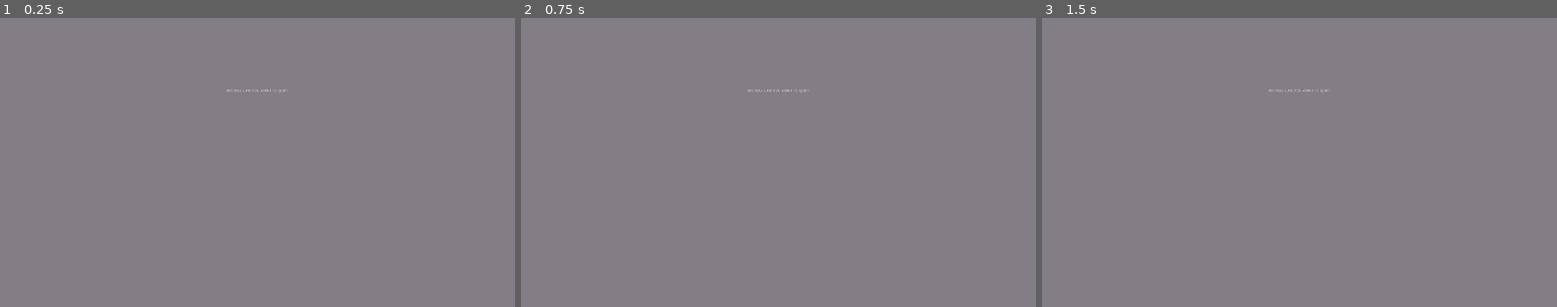
Above: before the commit, frames 1-3 (left to right).
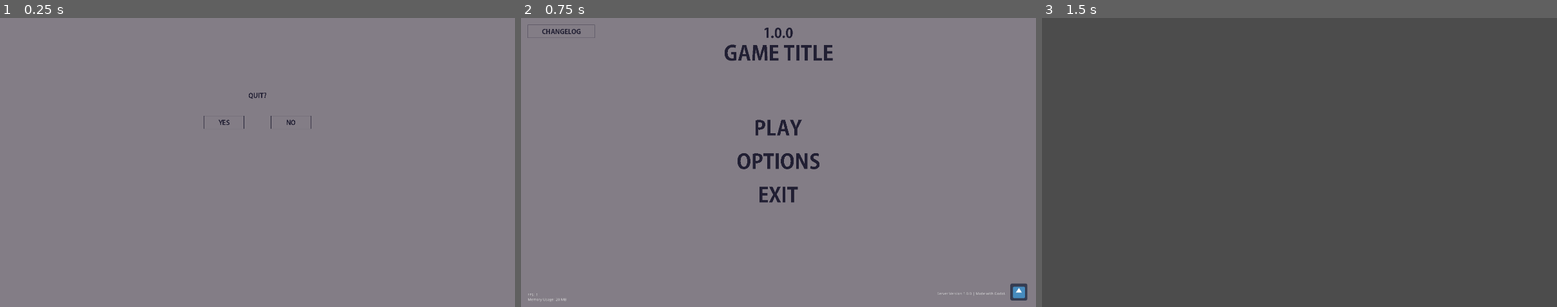
Above: after the commit, the same moments.

Repository: SorrowfulRose/Pixel-cases-Online
Game: Godot game, scene res://Scenes/ExitConfirm.tscn
The game is run twice, just before and just after one commit, with the same random seed, the same clock (stepped at 60 frames per second) and the same inputs. This scene is started directly instead of the project's main scene. The engine's default icon, where the game draws it, is replaced by a stand-in: a white triangle on a blue panel in a dark square.
Inputs (mouse positions are in pixels of both pictures, inside the frame that each line leads up to):
- Up to frame 1 (0.25 s): no input
- Up to frame 2 (0.75 s): click (814, 122) at 0.52 s
- Up to frame 3 (1.5 s): click (1299, 162) at 1.27 s

The runs differ from the first frame. In frame 1, 0.1% of the frame differs, in the area x 39-61%, y 24-39%; in frame 2, 1.9%; in frame 3, 100%, in the area x 0-100%, y 0-100%.

Commit message:
Added Exit Confirm Screen | Reworked files a bit

Diff:
--- a/Asset Scenes/ChangelogButton.tscn
+++ /dev/null
@@ -1,28 +0,0 @@
-[gd_scene load_steps=3 format=2]
-
-[ext_resource path="res://Assets/All/Buttons/ChangelogButtonPrototype.png" type="Texture" id=1]
-[ext_resource path="res://Scripts/changelogbutton.gd" type="Script" id=2]
-
-[node name="ChangelogButton" type="MarginContainer"]
-anchor_right = 1.0
-anchor_bottom = 1.0
-margin_left = 25.0
-margin_top = 25.0
-margin_right = -1670.0
-margin_bottom = -1030.0
-__meta__ = {
-"_edit_use_anchors_": false
-}
-
-[node name="VBoxContainer" type="VBoxContainer" parent="."]
-margin_right = 250.0
-margin_bottom = 50.0
-
-[node name="TextureButton" type="TextureButton" parent="VBoxContainer"]
-margin_right = 250.0
-margin_bottom = 50.0
-hint_tooltip = "Coming Soon! | 1.0.5
-"
-texture_normal = ExtResource( 1 )
-script = ExtResource( 2 )
-[connection signal="button_up" from="VBoxContainer/TextureButton" to="VBoxContainer/TextureButton" method="_on_TextureButton_button_up"]
--- a/Asset Scenes/GameBackground.tscn
+++ /dev/null
@@ -1,7 +0,0 @@
-[gd_scene load_steps=2 format=2]
-
-[ext_resource path="res://Assets/All/BackGround/BackgroundgreyPrototype.png" type="Texture" id=1]
-
-[node name="BackGround" type="Sprite"]
-texture = ExtResource( 1 )
-centered = false
--- a/Asset Scenes/MainMenuButtons.tscn
+++ /dev/null
@@ -1,81 +0,0 @@
-[gd_scene load_steps=11 format=2]
-
-[ext_resource path="res://Assets/Main Menu/Title/GameTitlePrototype.png" type="Texture" id=1]
-[ext_resource path="res://Assets/Main Menu/Buttons/PlayButtonPrototype.png" type="Texture" id=2]
-[ext_resource path="res://Assets/Main Menu/Buttons/PlayButtonHoverPrototype.png" type="Texture" id=3]
-[ext_resource path="res://Scripts/Button.gd" type="Script" id=4]
-[ext_resource path="res://Assets/Main Menu/Buttons/OptionButtonPrototype.png" type="Texture" id=5]
-[ext_resource path="res://Assets/Main Menu/Buttons/OptionButtonHoverPrototype.png" type="Texture" id=6]
-[ext_resource path="res://Assets/Main Menu/Buttons/OptionDisabledPrototype.png" type="Texture" id=7]
-[ext_resource path="res://Assets/Main Menu/Buttons/ExitButtonPrototype.png" type="Texture" id=8]
-[ext_resource path="res://Assets/Main Menu/Buttons/ExitButtonHoverPrototype.png" type="Texture" id=9]
-[ext_resource path="res://Scripts/ExitButton.gd" type="Script" id=10]
-
-[node name="MarginContainer" type="MarginContainer"]
-anchor_right = 1.0
-anchor_bottom = 1.0
-custom_constants/margin_right = 0
-custom_constants/margin_top = 100
-custom_constants/margin_left = 0
-custom_constants/margin_bottom = 100
-__meta__ = {
-"_edit_use_anchors_": false
-}
-
-[node name="VBoxContainer" type="VBoxContainer" parent="."]
-margin_left = 755.0
-margin_top = 100.0
-margin_right = 1165.0
-margin_bottom = 980.0
-size_flags_horizontal = 4
-custom_constants/separation = 200
-
-[node name="Title" type="TextureRect" parent="VBoxContainer"]
-margin_right = 410.0
-margin_bottom = 60.0
-size_flags_horizontal = 4
-texture = ExtResource( 1 )
-
-[node name="Buttons" type="VBoxContainer" parent="VBoxContainer"]
-margin_left = 5.0
-margin_top = 260.0
-margin_right = 405.0
-margin_bottom = 610.0
-size_flags_horizontal = 4
-custom_constants/separation = 25
-
-[node name="StartButton" type="TextureButton" parent="VBoxContainer/Buttons"]
-margin_right = 400.0
-margin_bottom = 100.0
-hint_tooltip = "Coming Soon!
-"
-texture_normal = ExtResource( 2 )
-texture_pressed = ExtResource( 3 )
-texture_hover = ExtResource( 3 )
-script = ExtResource( 4 )
-scene_path = "res://Scenes/Homescreen.tscn"
-
-[node name="OptionsButton" type="TextureButton" parent="VBoxContainer/Buttons"]
-margin_top = 125.0
-margin_right = 400.0
-margin_bottom = 225.0
-hint_tooltip = "Coming soon! | 1.10.0
-"
-mouse_default_cursor_shape = 8
-texture_normal = ExtResource( 5 )
-texture_hover = ExtResource( 6 )
-texture_disabled = ExtResource( 7 )
-script = ExtResource( 4 )
-scene_path = "res://Scenes/OptionScreen.tscn"
-
-[node name="ExitButton" type="TextureButton" parent="VBoxContainer/Buttons"]
-margin_top = 250.0
-margin_right = 400.0
-margin_bottom = 350.0
-action_mode = 0
-texture_normal = ExtResource( 8 )
-texture_hover = ExtResource( 9 )
-script = ExtResource( 10 )
-[connection signal="button_up" from="VBoxContainer/Buttons/StartButton" to="VBoxContainer/Buttons/StartButton" method="_on_button_up"]
-[connection signal="button_up" from="VBoxContainer/Buttons/OptionsButton" to="VBoxContainer/Buttons/OptionsButton" method="_on_button_up"]
-[connection signal="button_up" from="VBoxContainer/Buttons/ExitButton" to="VBoxContainer/Buttons/ExitButton" method="_on_ExitButton_button_up"]
--- a/Asset Scenes/SceneSelector.tscn
+++ /dev/null
@@ -1,40 +0,0 @@
-[gd_scene load_steps=4 format=2]
-
-[ext_resource path="res://Assets/Game/SceneSwitcher/Buttons/HomeButtonPrototype.png" type="Texture" id=1]
-[ext_resource path="res://Assets/Game/SceneSwitcher/Buttons/ShopButtonPrototype.png" type="Texture" id=2]
-[ext_resource path="res://Assets/Game/SceneSwitcher/Buttons/OpenButtonProtoype.png" type="Texture" id=3]
-
-[node name="SceneSelector" type="MarginContainer"]
-anchor_right = 1.0
-anchor_bottom = 1.0
-margin_left = 100.0
-margin_top = 35.0
-margin_right = -99.9999
-margin_bottom = -1005.0
-__meta__ = {
-"_edit_use_anchors_": false
-}
-
-[node name="HBoxContainer" type="HBoxContainer" parent="."]
-margin_right = 1720.0
-margin_bottom = 50.0
-custom_constants/separation = 100
-alignment = 1
-
-[node name="HomeButton" type="TextureButton" parent="HBoxContainer"]
-margin_left = 535.0
-margin_right = 685.0
-margin_bottom = 50.0
-texture_normal = ExtResource( 1 )
-
-[node name="OpenButton" type="TextureButton" parent="HBoxContainer"]
-margin_left = 785.0
-margin_right = 935.0
-margin_bottom = 50.0
-texture_normal = ExtResource( 3 )
-
-[node name="ShopButton" type="TextureButton" parent="HBoxContainer"]
-margin_left = 1035.0
-margin_right = 1185.0
-margin_bottom = 50.0
-texture_normal = ExtResource( 2 )
--- a/Asset Scenes/SideMenuButton.tscn
+++ /dev/null
@@ -1,20 +0,0 @@
-[gd_scene load_steps=2 format=2]
-
-[ext_resource path="res://Assets/All/Buttons/SideMenuButtonPrototype.png" type="Texture" id=1]
-
-[node name="SideMenuButton" type="MarginContainer"]
-anchor_right = 1.0
-anchor_bottom = 1.0
-margin_left = 1824.0
-margin_top = 48.0
-margin_right = -46.0
-margin_bottom = -982.0
-__meta__ = {
-"_edit_group_": true,
-"_edit_use_anchors_": false
-}
-
-[node name="TextureButton" type="TextureButton" parent="."]
-margin_right = 50.0
-margin_bottom = 50.0
-texture_normal = ExtResource( 1 )
--- /dev/null
+++ b/Design Scenes/ChangelogButton.tscn
@@ -0,0 +1,29 @@
+[gd_scene load_steps=3 format=2]
+
+[ext_resource path="res://Assets/Menu/Main Menu/Buttons/ChangelogButtonPrototype.png" type="Texture" id=1]
+[ext_resource path="res://Scripts/changelogbutton.gd" type="Script" id=2]
+
+
+[node name="ChangelogButton" type="MarginContainer"]
+anchor_right = 1.0
+anchor_bottom = 1.0
+margin_left = 25.0
+margin_top = 25.0
+margin_right = -1670.0
+margin_bottom = -1030.0
+__meta__ = {
+"_edit_use_anchors_": false
+}
+
+[node name="VBoxContainer" type="VBoxContainer" parent="."]
+margin_right = 250.0
+margin_bottom = 50.0
+
+[node name="TextureButton" type="TextureButton" parent="VBoxContainer"]
+margin_right = 250.0
+margin_bottom = 50.0
+hint_tooltip = "Coming Soon! | 1.0.5
+"
+texture_normal = ExtResource( 1 )
+script = ExtResource( 2 )
+[connection signal="button_up" from="VBoxContainer/TextureButton" to="VBoxContainer/TextureButton" method="_on_TextureButton_button_up"]
--- /dev/null
+++ b/Design Scenes/GameBackground.tscn
@@ -0,0 +1,7 @@
+[gd_scene load_steps=2 format=2]
+
+[ext_resource path="res://Assets/Other/BackGround/BackgroundgreyPrototype.png" type="Texture" id=1]
+
+[node name="BackGround" type="Sprite"]
+texture = ExtResource( 1 )
+centered = false
--- /dev/null
+++ b/Design Scenes/MainMenuButtons.tscn
@@ -0,0 +1,81 @@
+[gd_scene load_steps=10 format=2]
+
+[ext_resource path="res://Assets/Menu/Main Menu/Title/GameTitlePrototype.png" type="Texture" id=1]
+[ext_resource path="res://Assets/Menu/Main Menu/Buttons/PlayButtonPrototype.png" type="Texture" id=2]
+[ext_resource path="res://Assets/Menu/Main Menu/Buttons/PlayButtonHoverPrototype.png" type="Texture" id=3]
+[ext_resource path="res://Scripts/Button.gd" type="Script" id=4]
+[ext_resource path="res://Assets/Menu/Main Menu/Buttons/OptionButtonPrototype.png" type="Texture" id=5]
+[ext_resource path="res://Assets/Menu/Main Menu/Buttons/OptionButtonHoverPrototype.png" type="Texture" id=6]
+[ext_resource path="res://Assets/Menu/Main Menu/Buttons/OptionDisabledPrototype.png" type="Texture" id=7]
+[ext_resource path="res://Assets/Menu/Main Menu/Buttons/ExitButtonPrototype.png" type="Texture" id=8]
+[ext_resource path="res://Assets/Menu/Main Menu/Buttons/ExitButtonHoverPrototype.png" type="Texture" id=9]
+
+[node name="MarginContainer" type="MarginContainer"]
+anchor_right = 1.0
+anchor_bottom = 1.0
+custom_constants/margin_right = 0
+custom_constants/margin_top = 100
+custom_constants/margin_left = 0
+custom_constants/margin_bottom = 100
+__meta__ = {
+"_edit_use_anchors_": false
+}
+
+[node name="VBoxContainer" type="VBoxContainer" parent="."]
+margin_left = 755.0
+margin_top = 100.0
+margin_right = 1165.0
+margin_bottom = 980.0
+size_flags_horizontal = 4
+custom_constants/separation = 200
+
+[node name="Title" type="TextureRect" parent="VBoxContainer"]
+margin_right = 410.0
+margin_bottom = 60.0
+size_flags_horizontal = 4
+texture = ExtResource( 1 )
+
+[node name="Buttons" type="VBoxContainer" parent="VBoxContainer"]
+margin_left = 5.0
+margin_top = 260.0
+margin_right = 405.0
+margin_bottom = 610.0
+size_flags_horizontal = 4
+custom_constants/separation = 25
+
+[node name="StartButton" type="TextureButton" parent="VBoxContainer/Buttons"]
+margin_right = 400.0
+margin_bottom = 100.0
+hint_tooltip = "Coming Soon!
+"
+texture_normal = ExtResource( 2 )
+texture_pressed = ExtResource( 3 )
+texture_hover = ExtResource( 3 )
+script = ExtResource( 4 )
+scene_path = "res://Scenes/Homescreen.tscn"
+
+[node name="OptionsButton" type="TextureButton" parent="VBoxContainer/Buttons"]
+margin_top = 125.0
+margin_right = 400.0
+margin_bottom = 225.0
+hint_tooltip = "Coming soon! | 1.10.0
+"
+mouse_default_cursor_shape = 8
+texture_normal = ExtResource( 5 )
+texture_hover = ExtResource( 6 )
+texture_disabled = ExtResource( 7 )
+script = ExtResource( 4 )
+scene_path = "res://Scenes/OptionScreen.tscn"
+
+[node name="QuitButton" type="TextureButton" parent="VBoxContainer/Buttons"]
+margin_top = 250.0
+margin_right = 400.0
+margin_bottom = 350.0
+action_mode = 0
+texture_normal = ExtResource( 8 )
+texture_hover = ExtResource( 9 )
+script = ExtResource( 4 )
+scene_path = "res://Scenes/ExitConfirm.tscn"
+[connection signal="button_up" from="VBoxContainer/Buttons/StartButton" to="VBoxContainer/Buttons/StartButton" method="_on_button_up"]
+[connection signal="button_up" from="VBoxContainer/Buttons/OptionsButton" to="VBoxContainer/Buttons/OptionsButton" method="_on_button_up"]
+[connection signal="button_up" from="VBoxContainer/Buttons/QuitButton" to="VBoxContainer/Buttons/QuitButton" method="_on_button_up"]
--- /dev/null
+++ b/Design Scenes/SceneSelector.tscn
@@ -0,0 +1,43 @@
+[gd_scene load_steps=4 format=2]
+
+[ext_resource path="res://Assets/Game/MenuNav/Buttons/HomeButtonPrototype.png" type="Texture" id=1]
+[ext_resource path="res://Assets/Game/MenuNav/Buttons/ShopButtonPrototype.png" type="Texture" id=2]
+[ext_resource path="res://Assets/Game/MenuNav/Buttons/OpenButtonProtoype.png" type="Texture" id=3]
+
+
+
+
+[node name="SceneSelector" type="MarginContainer"]
+anchor_right = 1.0
+anchor_bottom = 1.0
+margin_left = 100.0
+margin_top = 35.0
+margin_right = -99.9999
+margin_bottom = -1005.0
+__meta__ = {
+"_edit_use_anchors_": false
+}
+
+[node name="HBoxContainer" type="HBoxContainer" parent="."]
+margin_right = 1720.0
+margin_bottom = 50.0
+custom_constants/separation = 100
+alignment = 1
+
+[node name="HomeButton" type="TextureButton" parent="HBoxContainer"]
+margin_left = 535.0
+margin_right = 685.0
+margin_bottom = 50.0
+texture_normal = ExtResource( 1 )
+
+[node name="OpenButton" type="TextureButton" parent="HBoxContainer"]
+margin_left = 785.0
+margin_right = 935.0
+margin_bottom = 50.0
+texture_normal = ExtResource( 3 )
+
+[node name="ShopButton" type="TextureButton" parent="HBoxContainer"]
+margin_left = 1035.0
+margin_right = 1185.0
+margin_bottom = 50.0
+texture_normal = ExtResource( 2 )
--- /dev/null
+++ b/Design Scenes/SideMenuButton.tscn
@@ -0,0 +1,21 @@
+[gd_scene load_steps=2 format=2]
+
+[ext_resource path="res://Assets/Game/Buttons/SideMenuButtonPrototype.png" type="Texture" id=1]
+
+
+[node name="SideMenuButton" type="MarginContainer"]
+anchor_right = 1.0
+anchor_bottom = 1.0
+margin_left = 1824.0
+margin_top = 48.0
+margin_right = -46.0
+margin_bottom = -982.0
+__meta__ = {
+"_edit_group_": true,
+"_edit_use_anchors_": false
+}
+
+[node name="TextureButton" type="TextureButton" parent="."]
+margin_right = 50.0
+margin_bottom = 50.0
+texture_normal = ExtResource( 1 )
--- a/Scenes/ExitConfirm.tscn
+++ b/Scenes/ExitConfirm.tscn
@@ -1,6 +1,11 @@
-[gd_scene load_steps=2 format=2]
+[gd_scene load_steps=7 format=2]
 
-[ext_resource path="res://Asset Scenes/GameBackground.tscn" type="PackedScene" id=1]
+[ext_resource path="res://Design Scenes/GameBackground.tscn" type="PackedScene" id=1]
+[ext_resource path="res://Assets/Menu/Exit Menu/Buttons/ExitConfirmPrompt.png" type="Texture" id=2]
+[ext_resource path="res://Assets/Menu/Exit Menu/Buttons/ExitConfirmYesPrototype.png" type="Texture" id=3]
+[ext_resource path="res://Assets/Menu/Exit Menu/Buttons/ExitConfirmNoPrototype.png" type="Texture" id=4]
+[ext_resource path="res://Scripts/Button.gd" type="Script" id=5]
+[ext_resource path="res://Scripts/ExitButton.gd" type="Script" id=6]
 
 [node name="Node" type="Node"]
 
@@ -22,18 +27,40 @@
 [node name="VBoxContainer" type="VBoxContainer" parent="MarginContainer"]
 margin_right = 550.0
 margin_bottom = 550.0
-custom_constants/separation = 0
+custom_constants/separation = 50
 
 [node name="HBoxContainer" type="HBoxContainer" parent="MarginContainer/VBoxContainer"]
 margin_right = 550.0
-margin_bottom = 14.0
+margin_bottom = 50.0
 custom_constants/separation = 50
 alignment = 1
 
-[node name="Label" type="Label" parent="MarginContainer/VBoxContainer/HBoxContainer"]
-margin_left = 159.0
-margin_right = 391.0
-margin_bottom = 14.0
-text = "ARE YOU SURE YOU WANT TO QUIT?"
-align = 1
-uppercase = true
+[node name="Quit\?" type="TextureRect" parent="MarginContainer/VBoxContainer/HBoxContainer"]
+margin_left = 200.0
+margin_right = 350.0
+margin_bottom = 50.0
+texture = ExtResource( 2 )
+
+[node name="Buttons" type="HBoxContainer" parent="MarginContainer/VBoxContainer"]
+margin_top = 100.0
+margin_right = 550.0
+margin_bottom = 150.0
+custom_constants/separation = 100
+alignment = 1
+
+[node name="ExitButton" type="TextureButton" parent="MarginContainer/VBoxContainer/Buttons"]
+margin_left = 75.0
+margin_right = 225.0
+margin_bottom = 50.0
+texture_normal = ExtResource( 3 )
+script = ExtResource( 6 )
+
+[node name="TextureButton2" type="TextureButton" parent="MarginContainer/VBoxContainer/Buttons"]
+margin_left = 325.0
+margin_right = 475.0
+margin_bottom = 50.0
+texture_normal = ExtResource( 4 )
+script = ExtResource( 5 )
+scene_path = "res://Scenes/MainMenu.tscn"
+[connection signal="button_up" from="MarginContainer/VBoxContainer/Buttons/ExitButton" to="MarginContainer/VBoxContainer/Buttons/ExitButton" method="_on_ExitButton_button_up"]
+[connection signal="button_up" from="MarginContainer/VBoxContainer/Buttons/TextureButton2" to="MarginContainer/VBoxContainer/Buttons/TextureButton2" method="_on_button_up"]
--- a/Scenes/Homescreen.tscn
+++ b/Scenes/Homescreen.tscn
@@ -1,9 +1,9 @@
 [gd_scene load_steps=5 format=2]
 
-[ext_resource path="res://Asset Scenes/GameBackground.tscn" type="PackedScene" id=1]
-[ext_resource path="res://Asset Scenes/FPSStats.tscn" type="PackedScene" id=2]
-[ext_resource path="res://Asset Scenes/SceneSelector.tscn" type="PackedScene" id=3]
-[ext_resource path="res://Asset Scenes/SideMenuButton.tscn" type="PackedScene" id=4]
+[ext_resource path="res://Design Scenes/GameBackground.tscn" type="PackedScene" id=1]
+[ext_resource path="res://Design Scenes/FPSStats.tscn" type="PackedScene" id=2]
+[ext_resource path="res://Design Scenes/SceneSelector.tscn" type="PackedScene" id=3]
+[ext_resource path="res://Design Scenes/SideMenuButton.tscn" type="PackedScene" id=4]
 
 [node name="Lobby" type="Node"]
 
--- a/Scenes/MainMenu.tscn
+++ b/Scenes/MainMenu.tscn
@@ -1,12 +1,12 @@
 [gd_scene load_steps=8 format=2]
 
 [ext_resource path="res://Scripts/MainMenu.gd" type="Script" id=1]
-[ext_resource path="res://Asset Scenes/GameBackground.tscn" type="PackedScene" id=2]
-[ext_resource path="res://Asset Scenes/FPSStats.tscn" type="PackedScene" id=3]
-[ext_resource path="res://Assets/Main Menu/Other/Version_100Prototype.png" type="Texture" id=4]
-[ext_resource path="res://Asset Scenes/MainMenuButtons.tscn" type="PackedScene" id=5]
-[ext_resource path="res://Asset Scenes/GameWaterMark.tscn" type="PackedScene" id=6]
-[ext_resource path="res://Asset Scenes/ChangelogButton.tscn" type="PackedScene" id=7]
+[ext_resource path="res://Design Scenes/GameBackground.tscn" type="PackedScene" id=2]
+[ext_resource path="res://Design Scenes/FPSStats.tscn" type="PackedScene" id=3]
+[ext_resource path="res://Assets/Menu/Main Menu/Version/Version_100Prototype.png" type="Texture" id=4]
+[ext_resource path="res://Design Scenes/MainMenuButtons.tscn" type="PackedScene" id=5]
+[ext_resource path="res://Design Scenes/GameWaterMark.tscn" type="PackedScene" id=6]
+[ext_resource path="res://Design Scenes/ChangelogButton.tscn" type="PackedScene" id=7]
 
 [node name="TitleScreen" type="Node"]
 script = ExtResource( 1 )
@@ -34,7 +34,7 @@
 margin_right = 1920.0
 margin_bottom = 980.0
 
-[node name="TextureRect" type="TextureRect" parent="Version/VBoxContainer"]
+[node name="Game Version" type="TextureRect" parent="Version/VBoxContainer"]
 margin_left = 905.0
 margin_right = 1015.0
 margin_bottom = 50.0
--- a/Scripts/MainMenu.gd
+++ b/Scripts/MainMenu.gd
@@ -9,5 +9,5 @@
 		$MarginContainer/VBoxContainer/Buttons/StartButton.grab_focus()
 	if $MarginContainer/VBoxContainer/Buttons/OptionsButton.is_hovered() == true:
 		$MarginContainer/VBoxContainer/Buttons/OptionsButton.grab_focus()
-	if $MarginContainer/VBoxContainer/Buttons/ExitButton.is_hovered() == true:
-		$MarginContainer/VBoxContainer/Buttons/ExitButton.grab_focus()
+	if $MarginContainer/VBoxContainer/Buttons/QuitButton.is_hovered() == true:
+		$MarginContainer/VBoxContainer/Buttons/QuitButton.grab_focus()
Not shown, removed: Assets/All/BackGround/BackgroundDefaultPrototype.png.import
Not shown, removed: Assets/All/BackGround/BackgroundgreyPrototype.png.import
Not shown, removed: Assets/All/Buttons/ChangelogButtonPrototype.png.import
Not shown, removed: Assets/All/Buttons/SideMenuButtonPrototype.png.import
Binary file removed: Assets/Exit Menu/ExitConfirm/Buttons/ExitConfirmNoPrototype.aseprite
Not shown, removed: Assets/Exit Menu/ExitConfirm/Buttons/ExitConfirmNoPrototype.png.import
Not shown, removed: Assets/Exit Menu/ExitConfirm/Buttons/ExitConfirmYesPrototype.png.import
Renamed: Assets/All/Buttons/SideMenuButtonPrototype.aseprite -> Assets/Game/Buttons/Data/SideMenuButtonPrototype.aseprite
Renamed: Assets/All/Buttons/SideMenuButtonPrototype.png -> Assets/Game/Buttons/SideMenuButtonPrototype.png
Not shown, added: Assets/Game/Buttons/SideMenuButtonPrototype.png.import
Renamed: Assets/Game/SceneSwitcher/Buttons/HomeButtonPrototype.aseprite -> Assets/Game/MenuNav/Buttons/Data/HomeButtonPrototype.aseprite
Renamed: Assets/Game/SceneSwitcher/Buttons/OpenButtonProtoype.aseprite -> Assets/Game/MenuNav/Buttons/Data/OpenButtonProtoype.aseprite
(and 67 more such lines)
